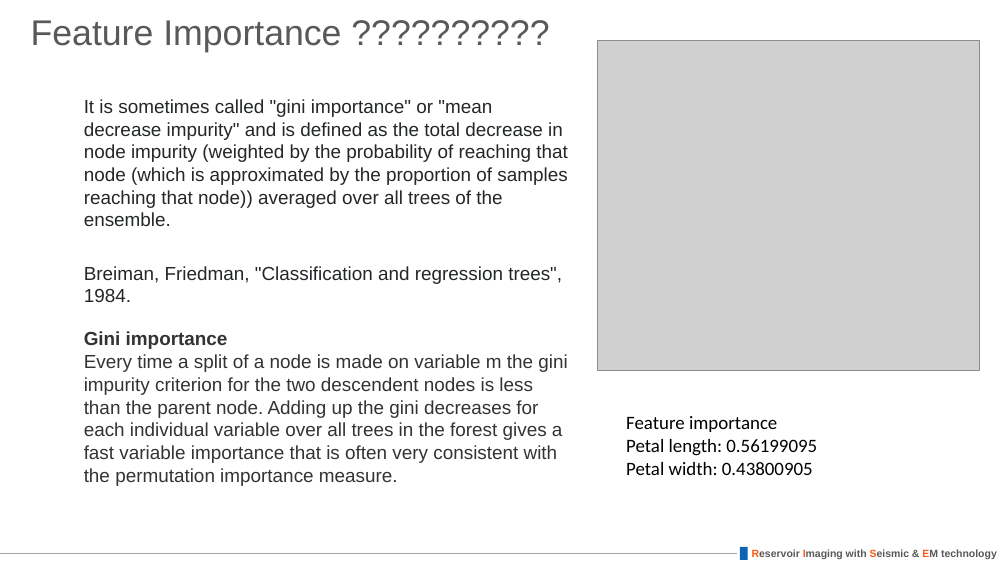
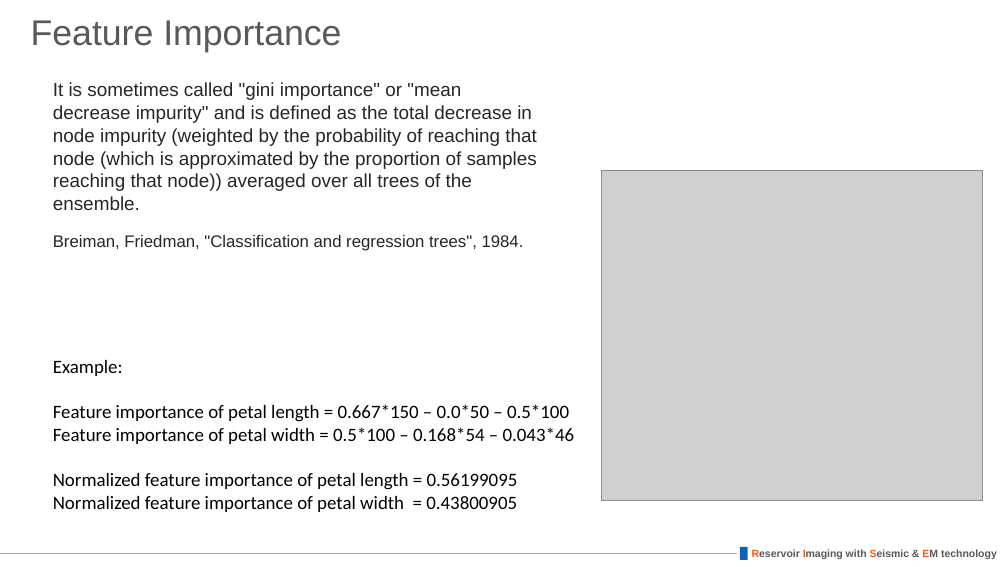
Before and after one commit to duyoon/ml-seminar-spring-2018, a slide deck: slide 12 of 06_decision_trees/06_decision_trees.pptx. Drawn at 1008x567 pixels with LibreOffice and Linux fonts; fonts in the diff are those of the drawing; grey boxes stand for pictures. Boxes give left, top, right and bottom in pixels: in the first picture for what was removed or moved away, otherwise in the second. Text is boxed around its words. In the diff, an @@ line names an element or a change of style, - is before the commit and + after.

Commit message:
add feature importance

```diff
--- a/06_decision_trees/06_decision_trees.pptx
+++ b/06_decision_trees/06_decision_trees.pptx
@@ text "It is sometimes called "gini ...": place and size @@
-text "It is sometimes called "gini ..." at bbox=[84, 99, 567, 226]
+text "It is sometimes called "gini ..." at bbox=[53, 82, 537, 210]
@@ picture: place and size @@
-picture at bbox=[598, 41, 979, 371]
+picture at bbox=[602, 170, 983, 500]
@@ text "Breiman, Friedman, "Classification and regression ...": place and size @@
-text "Breiman, Friedman, "Classification and regression ..." at bbox=[84, 266, 562, 302]
+text "Breiman, Friedman, "Classification and regression ..." at bbox=[53, 235, 524, 251]
@@ text "Breiman, Friedman, "Classification and regression ..." at bbox=[53, 235, 524, 251]: size 18 to 16 pt @@
@@ text removed at bbox=[84, 331, 567, 486] @@
-Gini importance
-Every time a split of a node is made on variable m the gini impurity criterion for the two descendent nodes is less than the parent node. Adding up the gini decreases for each individual variable over all trees in the forest gives a fast variable importance that is often very consistent with the permutation importance measure.
@@ text at bbox=[53, 360, 575, 512]: text changed @@
-Feature importance
-Petal length: 0.56199095
-Petal width: 0.43800905
+Example:
+Feature importance of petal length = 0.667*150 – 0.0*50 – 0.5*100
+Feature importance of petal width = 0.5*100 – 0.168*54 – 0.043*46
+Normalized feature importance of petal length = 0.56199095
+Normalized feature importance of petal width = 0.43800905
```
Also in this commit, not shown: 4 other files.
